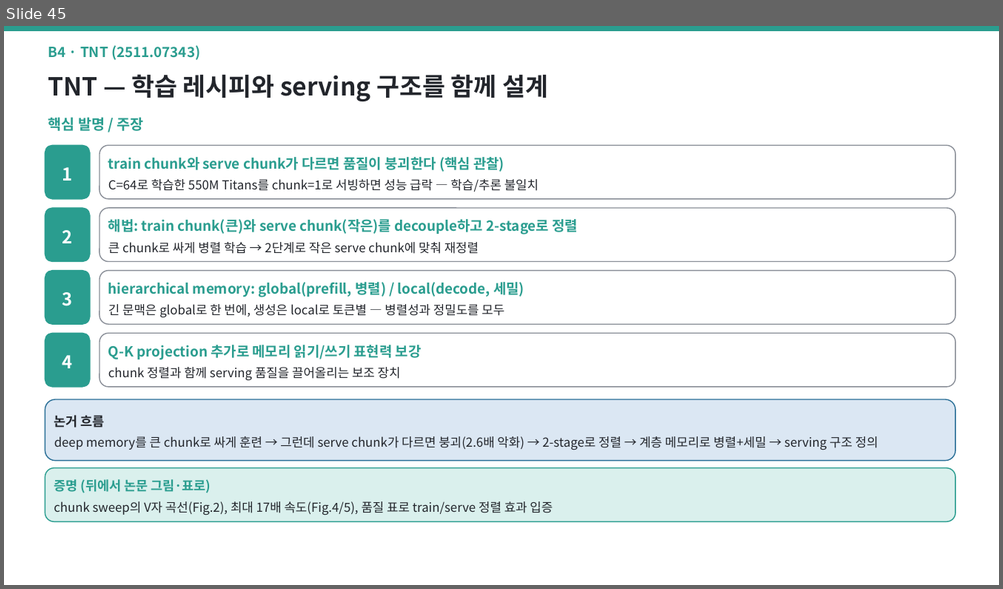
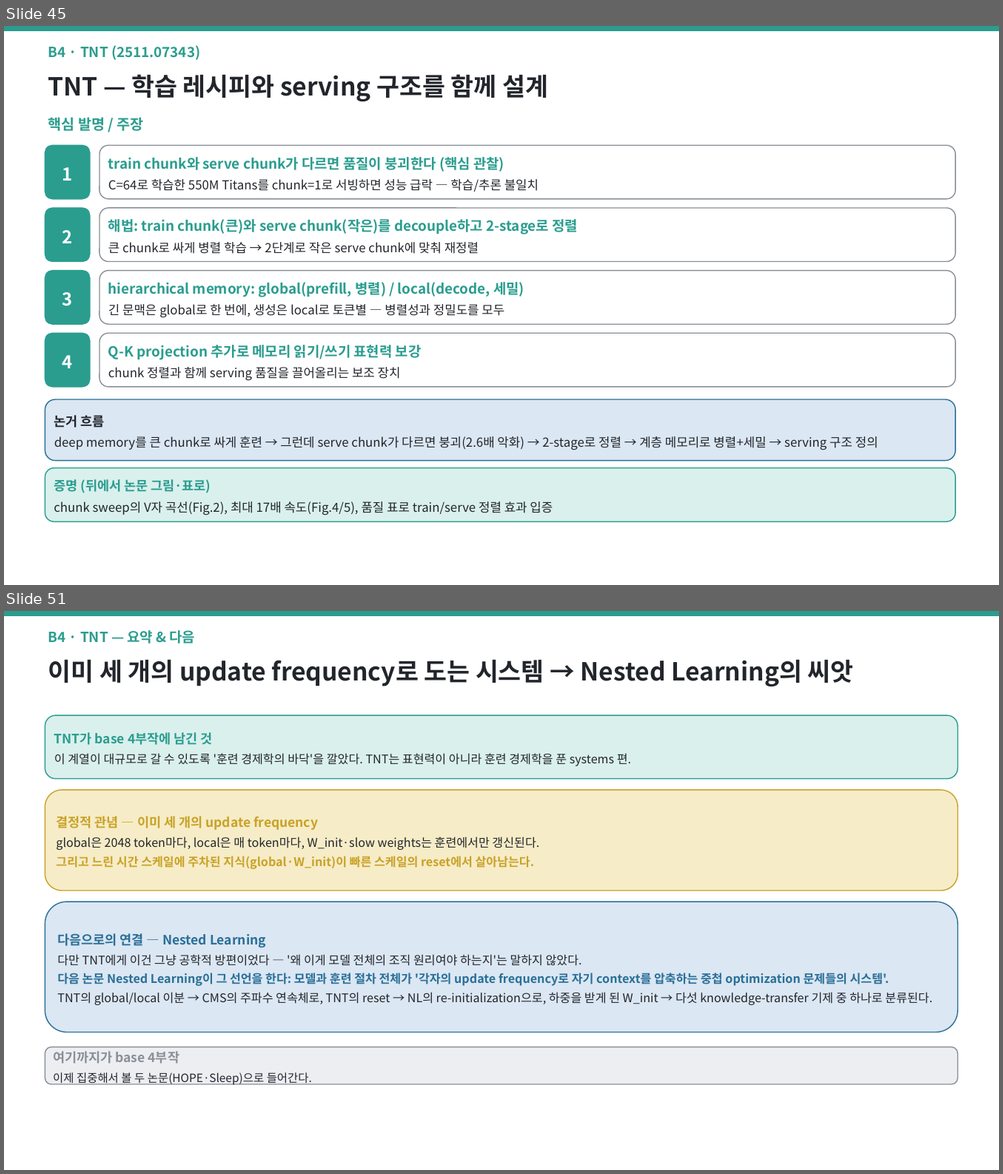
Before and after one commit to jimmylegendary/neural-memory-study, a slide deck: seminar/TTT-seminar.pptx. Shown one above the other, each under a label of ours: slide 45 before the commit, slides 45 and 51 after it; the slides between them are not shown. The pictures are 1003x589 and 1003x1174 pixels, drawn with LibreOffice and Linux fonts; fonts in the diff are those of the drawing. Boxes give left, top, right and bottom in pixels: in the first picture for what was removed or moved away, otherwise in the second. Text is boxed around its words. In the diff, an @@ line names an element or a change of style, - is before the commit and + after.

```diff
--- a/seminar/TTT-seminar.pptx
+++ b/seminar/TTT-seminar.pptx
@@ slide 51 added at box(4, 611, 999, 1170), background #FFFFFF @@
@@ rectangle added at box(4, 611, 999, 615), fill #2A9D8F, outline #2A9D8F 1 pt @@
@@ text added at box(48, 630, 196, 644), 13.5 pt, text #2A9D8F, bold @@
+B4 · TNT — 요약 & 다음
@@ text added at box(48, 659, 854, 686), 24 pt, text #22252B, bold @@
+이미 세 개의 update frequency로 도는 시스템 → Nested Learning의 씨앗
@@ rounded rectangle added at box(45, 715, 958, 779), fill #DAF0ED, outline #2A9D8F 1 pt, 11.5 pt, text #22252B @@
+TNT가 base 4부작에 남긴 것
+이 계열이 대규모로 갈 수 있도록 '훈련 경제학의 바닥'을 깔았다. TNT는 표현력이 아니라 훈련 경제학을 푼 systems 편.
@@ rounded rectangle added at box(45, 790, 958, 891), fill #F6ECC7, outline #C9A227 1 pt, 11.5 pt, text #C9A227, bold @@
+결정적 관념 — 이미 세 개의 update frequency
+global은 2048 token마다, local은 매 token마다, W_init·slow weights는 훈련에서만 갱신된다.
+그리고 느린 시간 스케일에 주차된 지식(global·W_init)이 빠른 스케일의 reset에서 살아남는다.
@@ rounded rectangle added at box(45, 902, 958, 1033), fill #DBE7F3, outline #2A6F97 1 pt, 11.5 pt, text #22252B @@
+다음으로의 연결 — Nested Learning
+다만 TNT에게 이건 그냥 공학적 방편이었다 — '왜 이게 모델 전체의 조직 원리여야 하는지'는 말하지 않았다.
+다음 논문 Nested Learning이 그 선언을 한다: 모델과 훈련 절차 전체가 '각자의 update frequency로 자기 context를 압축하는 중첩 optimization 문제들의 시스템'.
+TNT의 global/local 이분 → CMS의 주파수 연속체로, TNT의 reset → NL의 re-initialization으로, 하중을 받게 된 W_init → 다섯 knowledge-transfer 기제 중 하나로 분류된다.
@@ rounded rectangle added at box(45, 1048, 958, 1085), fill #ECEEF1, outline #8A8F98 1 pt, 11 pt, text #22252B @@
+여기까지가 base 4부작
+이제 집중해서 볼 두 논문(HOPE·Sleep)으로 들어간다.
```
Also in this commit, not shown: 5 other slides added, 2 slides removed, 1 other file.
